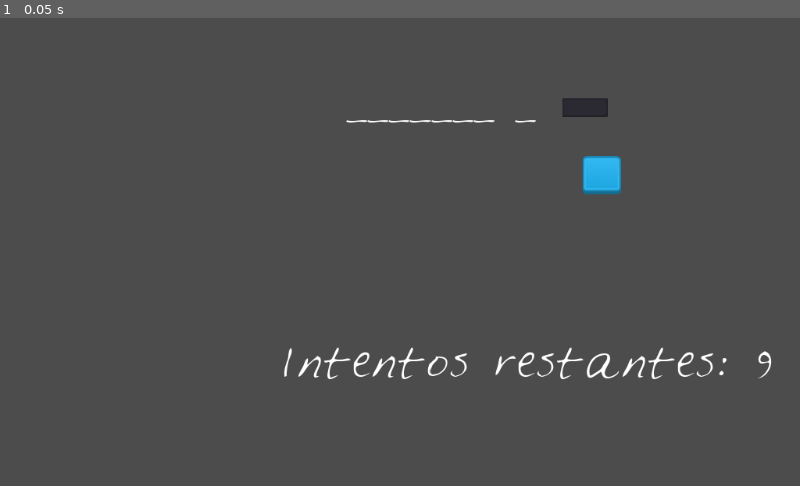
Above: before the commit, frame 1.
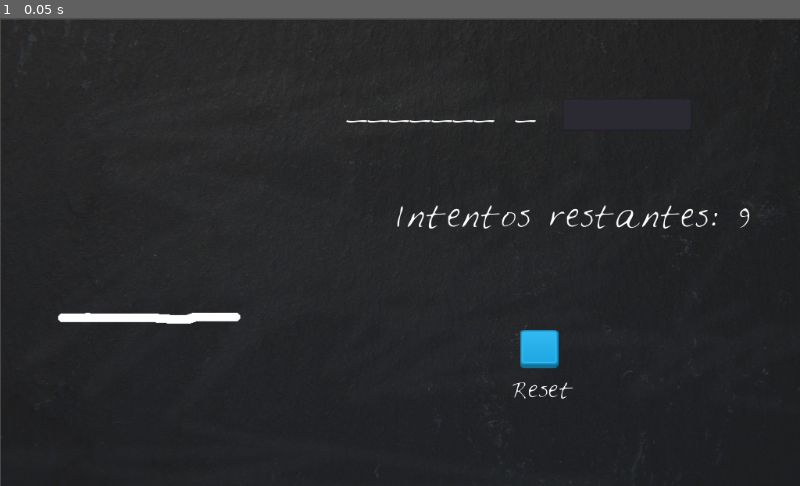
Above: after the commit, the same moment.

Repository: Alejoles/VideoGames
Game: Godot game, scene res://source/HangedMan.tscn
The game is run twice, just before and just after one commit, with the same random seed, the same clock (stepped at 60 frames per second) and the same inputs.
Inputs:
- Up to frame 1 (0.05 s): no input

The runs differ from the first frame. In frame 1, 99% of the frame differs, in the area x 0-100%, y 0-100%.

Commit message:
Game almost finished

Diff:
--- a/Godot/HangedMan/HangedMan.gd
+++ b/Godot/HangedMan/HangedMan.gd
@@ -33,9 +33,10 @@
 	guess = numLines(word);
 	get_node("guessWord").text = guess
 	get_node("numTries").text = "Intentos restantes: 9"
+	get_node("ResetLabel").text = "Reset"
 	print(guess)
 
-#Cambiar por un for para que detecte los espacios y los quite
+# Verifica cuando el usuario gana
 func verify_win(word):
 	if(word == get_node("guessWord").text):
 		var text = "You win"
@@ -43,10 +44,14 @@
 
 #Verifica cuando el jugador va perdiendo turnos
 func verify_lose(numTries):
-	var value = false
 	numTries = numTries-1
+	var num = 9-numTries
+	var strpath = "res://assets/assets/stage"+str(num)+".png"
+	var path = load(strpath)
+	var Draw = get_node("Area2D/Sprite")
+	Draw.set_texture(path)
 	if(numTries == 0):
-		print("Pailas")
+		GameOver("You loose")
 	return numTries
 
 
@@ -55,6 +60,7 @@
 	get_node("inputBox").queue_free()
 	get_node("GameStatus").text = text
 
+
 # Función que me hace reset del programa
 func _on_TextureButton_pressed():
 	get_tree().reload_current_scene()
--- a/Godot/HangedMan/source/HangedMan.tscn
+++ b/Godot/HangedMan/source/HangedMan.tscn
@@ -1,16 +1,33 @@
-[gd_scene load_steps=7 format=2]
+[gd_scene load_steps=13 format=2]
 
 [ext_resource path="res://HangedMan.gd" type="Script" id=1]
 [ext_resource path="res://assets/assets/Feltpen.ttf" type="DynamicFontData" id=2]
 [ext_resource path="res://assets/assets/blue_button11.png" type="Texture" id=3]
 [ext_resource path="res://assets/assets/blue_button12.png" type="Texture" id=4]
+[ext_resource path="res://assets/assets/blackboard.jpg" type="Texture" id=5]
+[ext_resource path="res://assets/assets/stage0.png" type="Texture" id=6]
 
 [sub_resource type="DynamicFont" id=1]
 size = 40
 font_data = ExtResource( 2 )
 
 [sub_resource type="DynamicFont" id=2]
-size = 50
+size = 36
+font_data = ExtResource( 2 )
+
+[sub_resource type="DynamicFont" id=3]
+size = 30
+font_data = ExtResource( 2 )
+
+[sub_resource type="DynamicFont" id=4]
+size = 20
+font_data = ExtResource( 2 )
+
+[sub_resource type="RectangleShape2D" id=5]
+extents = Vector2( 149.816, 196.792 )
+
+[sub_resource type="DynamicFont" id=6]
+size = 26
 font_data = ExtResource( 2 )
 
 [node name="HangedMan" type="Control"]
@@ -23,10 +40,14 @@
 rect_scale = Vector2( 1.00091, 0.996818 )
 script = ExtResource( 1 )
 
-[node name="TextureRect" type="TextureRect" parent="."]
+[node name="BackGround" type="TextureRect" parent="."]
 anchor_right = 1.0
 anchor_bottom = 1.0
+texture = ExtResource( 5 )
 expand = true
+__meta__ = {
+"_edit_use_anchors_": false
+}
 
 [node name="guessWord" type="Label" parent="."]
 margin_left = 442.135
@@ -38,33 +59,62 @@
 text = "wordless"
 
 [node name="numTries" type="Label" parent="."]
-margin_left = 355.243
-margin_top = 404.549
-margin_right = 581.243
-margin_bottom = 482.549
+margin_left = 501.703
+margin_top = 227.33
+margin_right = 727.703
+margin_bottom = 305.33
 rect_pivot_offset = Vector2( -0.435194, -0.953645 )
 custom_fonts/font = SubResource( 2 )
 text = "wordless"
+__meta__ = {
+"_edit_use_anchors_": false
+}
 
 [node name="GameStatus" type="Label" parent="."]
-margin_left = 284.0
-margin_top = 406.0
-margin_right = 734.0
-margin_bottom = 515.0
+margin_left = 505.629
+margin_top = 294.889
+margin_right = 627.629
+margin_bottom = 342.889
+custom_fonts/font = SubResource( 3 )
 
 [node name="inputBox" type="LineEdit" parent="."]
 margin_left = 717.641
 margin_top = 100.657
 margin_right = 775.641
 margin_bottom = 124.657
+custom_fonts/font = SubResource( 4 )
 max_length = 1
 
 [node name="TextureButton" type="TextureButton" parent="."]
-margin_left = 743.922
-margin_top = 175.822
-margin_right = 797.922
-margin_bottom = 226.822
+margin_left = 664.126
+margin_top = 398.605
+margin_right = 718.126
+margin_bottom = 449.605
 texture_normal = ExtResource( 3 )
 texture_pressed = ExtResource( 4 )
+__meta__ = {
+"_edit_use_anchors_": false
+}
+
+[node name="Area2D" type="Area2D" parent="."]
+position = Vector2( 94.0514, 83.0988 )
+__meta__ = {
+"_edit_group_": true
+}
+
+[node name="Sprite" type="Sprite" parent="Area2D"]
+position = Vector2( 102.229, 137.002 )
+texture = ExtResource( 6 )
+
+[node name="CollisionShape2D" type="CollisionShape2D" parent="Area2D"]
+position = Vector2( 102.434, 137.825 )
+shape = SubResource( 5 )
+
+[node name="ResetLabel" type="Label" parent="."]
+margin_left = 649.97
+margin_top = 456.647
+margin_right = 689.97
+margin_bottom = 470.647
+custom_fonts/font = SubResource( 6 )
 [connection signal="text_entered" from="inputBox" to="." method="_on_inputBox_text_entered"]
 [connection signal="pressed" from="TextureButton" to="." method="_on_TextureButton_pressed"]
Not shown, changed: Godot/HangedMan/assets/assets/words.json
